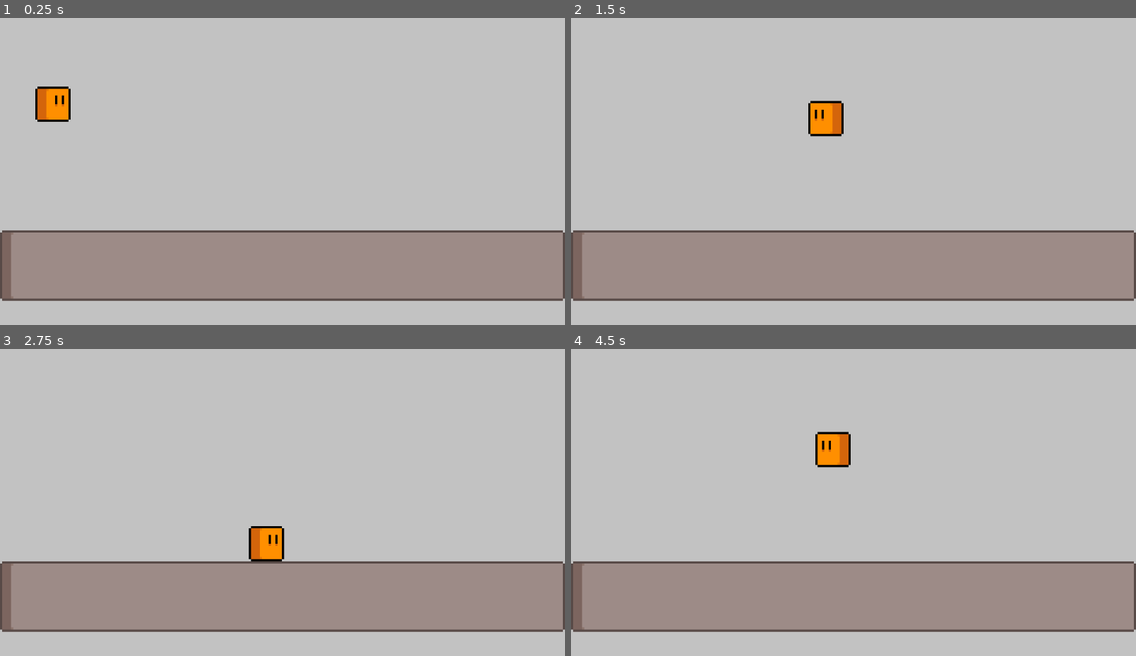
Above: before the commit, frames 1-4 (two rows, left to right).
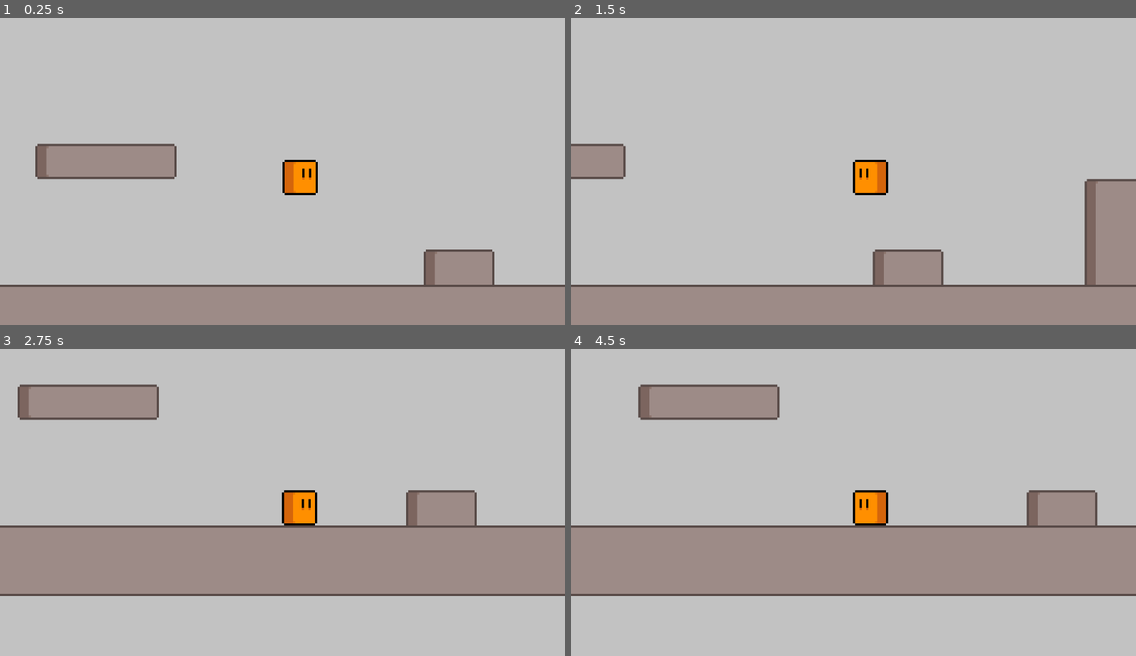
Above: after the commit, the same moments.

Repository: notapixelstudio/plattoformo
Game: Godot game, scene res://World.tscn
Same seed, same stepped clock (60 frames per second), same inputs: the game is played once before the commit and once after it.
Inputs:
- Up to frame 1 (0.25 s): no input
- Up to frame 2 (1.5 s): tap Enter (ui_accept) at 0.5, 0.6, 0.77, 1.07, 1.35 s; hold Right (ui_right) 0.53-1.28 s; hold Left (ui_left) from 1.28 s (still down)
- Up to frame 3 (2.75 s): tap Enter (ui_accept) at 1.52, 1.82, 2.1 s; release Left (ui_left) at 2.03 s; hold Right (ui_right) from 2.03 s (still down)
- Up to frame 4 (4.5 s): tap Enter (ui_accept) at 2.85, 3.02, 3.32, 3.6, 3.77, 4.07, 4.35 s; release Right (ui_right) at 3.53 s; hold Left (ui_left) from 3.53 s (still down)

The runs differ from the first frame. In frame 1, 30% of the frame differs, in the area x 0-100%, y 22-100%; in frame 2, 29%; in frame 3, 30%; in frame 4, 31%, in the area x 0-100%, y 11-93%.

Commit message:
Better physics parametrs (sort of)

Diff:
--- a/godot/Hero.gd
+++ b/godot/Hero.gd
@@ -30,14 +30,18 @@
 	if action.in_state('ready'):
 		if env.in_state('floor') and Input.is_action_just_pressed("ui_accept"):
 			action.set_state('jump')
+		elif linear_velocity.y > 0:
+			action.set_state('fall')
 	elif action.in_state('jump'):
-		if Input.is_action_just_released("ui_accept") or linear_velocity.y >= 0:
+		if Input.is_action_just_released("ui_accept") or linear_velocity.y > 0:
 			action.set_state('fall')
 	elif env.in_state('floor'):
 		action.set_state('ready')
 
-	apply_central_impulse(walk_speed*Vector2(int(Input.is_action_pressed('ui_right'))-int(Input.is_action_pressed('ui_left')),0))
-	$Sprite.flip_h = bool(Input.is_action_pressed('ui_left'))
+	var dir_x = int(Input.is_action_pressed('ui_right'))-int(Input.is_action_pressed('ui_left'))
+	apply_central_impulse(walk_speed*Vector2(dir_x,0))
+	if dir_x != 0:
+		$Sprite.flip_h = dir_x < 0
 
 func _on_env_change(old_state, new_state):
 	print('Environment: ', new_state)
--- a/godot/Hero.tscn
+++ b/godot/Hero.tscn
@@ -4,12 +4,14 @@
 [ext_resource path="res://assets/hero.png" type="Texture" id=2]
 [ext_resource path="res://StateMachine.tscn" type="PackedScene" id=3]
 
-[sub_resource type="PhysicsMaterial" id=3]
+[sub_resource type="PhysicsMaterial" id=1]
+friction = 0.1
+rough = true
 
-[sub_resource type="RectangleShape2D" id=1]
+[sub_resource type="RectangleShape2D" id=2]
 extents = Vector2( 8, 8 )
 
-[sub_resource type="GDScript" id=2]
+[sub_resource type="GDScript" id=3]
 script/source = "extends PixelPerfect
 
 
@@ -17,20 +19,24 @@
 
 [node name="Hero" type="RigidBody2D"]
 mode = 2
-physics_material_override = SubResource( 3 )
+physics_material_override = SubResource( 1 )
 contacts_reported = 2
 contact_monitor = true
-linear_damp = 10.0
+linear_damp = 3.0
 script = ExtResource( 1 )
+default_gravity_scale = 3.0
+fall_gravity_scale = 10.0
+jump_impulse = 280.0
+walk_speed = 14.0
 
 [node name="CollisionShape2D" type="CollisionShape2D" parent="."]
 position = Vector2( 8, 8 )
-shape = SubResource( 1 )
+shape = SubResource( 2 )
 
 [node name="Sprite" type="Sprite" parent="."]
 texture = ExtResource( 2 )
 centered = false
-script = SubResource( 2 )
+script = SubResource( 3 )
 
 [node name="EnvironmentSM" parent="." instance=ExtResource( 3 )]
 
--- a/godot/World.tscn
+++ b/godot/World.tscn
@@ -5,15 +5,51 @@
 
 [node name="World" type="Node2D"]
 
-[node name="Camera2D" type="Camera2D" parent="."]
+[node name="Hero" parent="." instance=ExtResource( 1 )]
+position = Vector2( -96, -48 )
+
+[node name="Camera2D" type="Camera2D" parent="Hero"]
 current = true
 zoom = Vector2( 0.25, 0.25 )
 
-[node name="Hero" parent="." instance=ExtResource( 1 )]
-position = Vector2( -112, -64 )
+[node name="Platform6" parent="." instance=ExtResource( 2 )]
+position = Vector2( -32, 16 )
+width = 2
+
+[node name="Platform7" parent="." instance=ExtResource( 2 )]
+position = Vector2( 64, -16 )
+width = 2
+height = 4
 
 [node name="Platform" parent="." instance=ExtResource( 2 )]
-position = Vector2( -128, 32 )
-cell_size = 16
-width = 16
-height = 2
+position = Vector2( -480, 32 )
+width = 41
+
+[node name="Platform2" parent="." instance=ExtResource( 2 )]
+position = Vector2( 240, 32 )
+width = 7
+
+[node name="Platform3" parent="." instance=ExtResource( 2 )]
+position = Vector2( 320, 0 )
+width = 4
+height = 1
+
+[node name="Platform4" parent="." instance=ExtResource( 2 )]
+position = Vector2( 224, -48 )
+width = 4
+height = 1
+
+[node name="Platform8" parent="." instance=ExtResource( 2 )]
+position = Vector2( -208, -32 )
+width = 4
+height = 1
+
+[node name="Platform9" parent="." instance=ExtResource( 2 )]
+position = Vector2( -304, -32 )
+width = 4
+height = 1
+
+[node name="Platform5" parent="." instance=ExtResource( 2 )]
+position = Vector2( 320, -96 )
+width = 4
+height = 1
Not shown: 2 places in godot/Platform.tscn that only renumber resources
